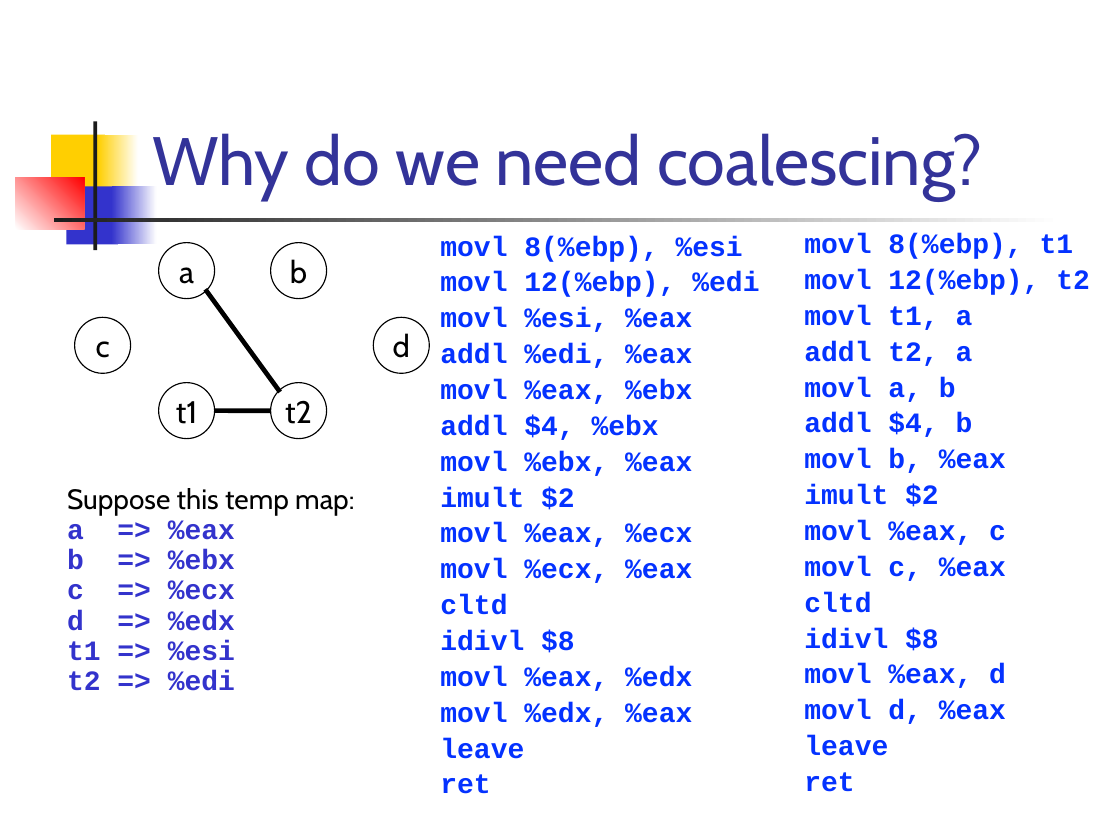
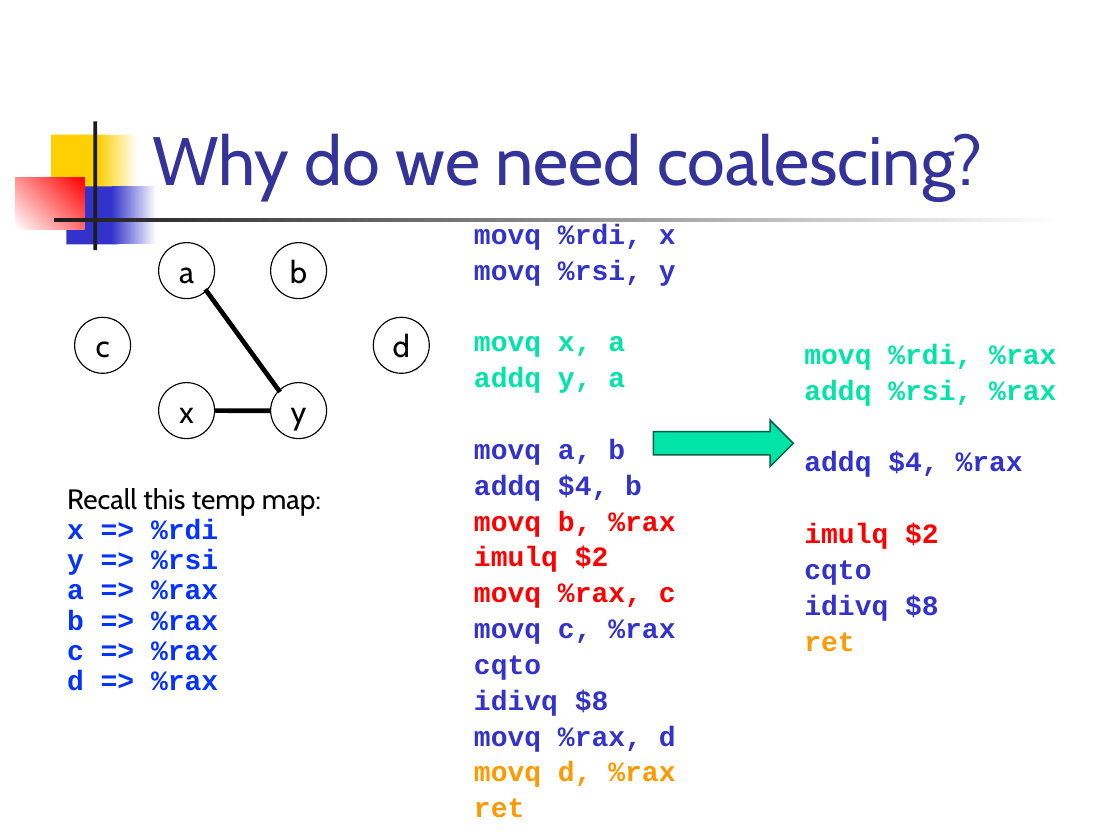
Before and after one commit to csslab-ustc/csslab-ustc.github.io, a slide deck: slide 78 of courses/compiler/slides/lec18-reg-alloc-gc.pptx (slide 77 before the commit). Drawn at 1120x840 pixels with LibreOffice and Linux fonts; fonts in the diff are those of the drawing. Boxes give left, top, right and bottom in pixels: in the first picture for what was removed or moved away, otherwise in the second. Text is boxed around its words. In the diff, an @@ line names an element or a change of style, - is before the commit and + after.

```diff
--- a/courses/compiler/slides/lec18-reg-alloc-gc.pptx
+++ b/courses/compiler/slides/lec18-reg-alloc-gc.pptx
@@ text "movq %rdi, x": place and size @@
-text "movq %rdi, x" at [440, 236, 759, 794]
+text "movq %rdi, x" at [474, 224, 676, 787]
@@ text "movq %rdi, x" at [474, 224, 676, 787]: text colour #0432FF to #FF9900 in "ret" @@
@@ text at [474, 224, 676, 787]: text changed; text colour #0432FF to #3333CC @@
-movl 8(%ebp), %esi
-movl 12(%ebp), %edi
-movl %esi, %eax
-addl %edi, %eax
-movl %eax, %ebx
-addl $4, %ebx
-movl %ebx, %eax
-imult $2
-movl %eax, %ecx
-movl %ecx, %eax
-cltd
-idivl $8
-movl %eax, %edx
-movl %edx, %eax
-leave
+movq %rdi, x
+movq %rsi, y
+movq x, a
+addq y, a
+movq a, b
+addq $4, b
+movq b, %rax
+imulq $2
+movq %rax, c
+movq c, %rax
+cqto
+idivq $8
+movq %rax, d
+movq d, %rax
@@ text at [804, 344, 1056, 621]: text changed; text colour #0432FF to #00E4A8 @@
-movl 8(%ebp), t1
-movl 12(%ebp), t2
-movl t1, a
-addl t2, a
-movl a, b
-addl $4, b
-movl b, %eax
-imult $2
-movl %eax, c
-movl c, %eax
-cltd
-idivl $8
-movl %eax, d
-movl d, %eax
-leave
+movq %rdi, %rax
+addq %rsi, %rax
+addq $4, %rax
+imulq $2
+cqto
+idivq $8
@@ text in ellipse at [179, 407, 194, 423]: text changed @@
-t1
+x
@@ text in ellipse at [291, 407, 307, 430]: text changed @@
-t2
+y
@@ right arrow added at [653, 420, 793, 467], fill #00E4A8, outline #00644A 1 pt @@
@@ text at [67, 488, 321, 691]: text changed; text colour #3333CC to #0432FF @@
-Suppose this temp map:
-a => %eax
-b => %ebx
-c => %ecx
-d => %edx
-t1 => %esi
-t2 => %edi
+Recall this temp map:
+x => %rdi
+y => %rsi
+a => %rax
+b => %rax
+c => %rax
+d => %rax
@@ text at [804, 632, 854, 652]: text colour #0432FF to #FF9900 in "ret" @@
```
Also in this commit, not shown: 53 other slides changed, 3 slides added, 1 slide removed, 8 other files.
